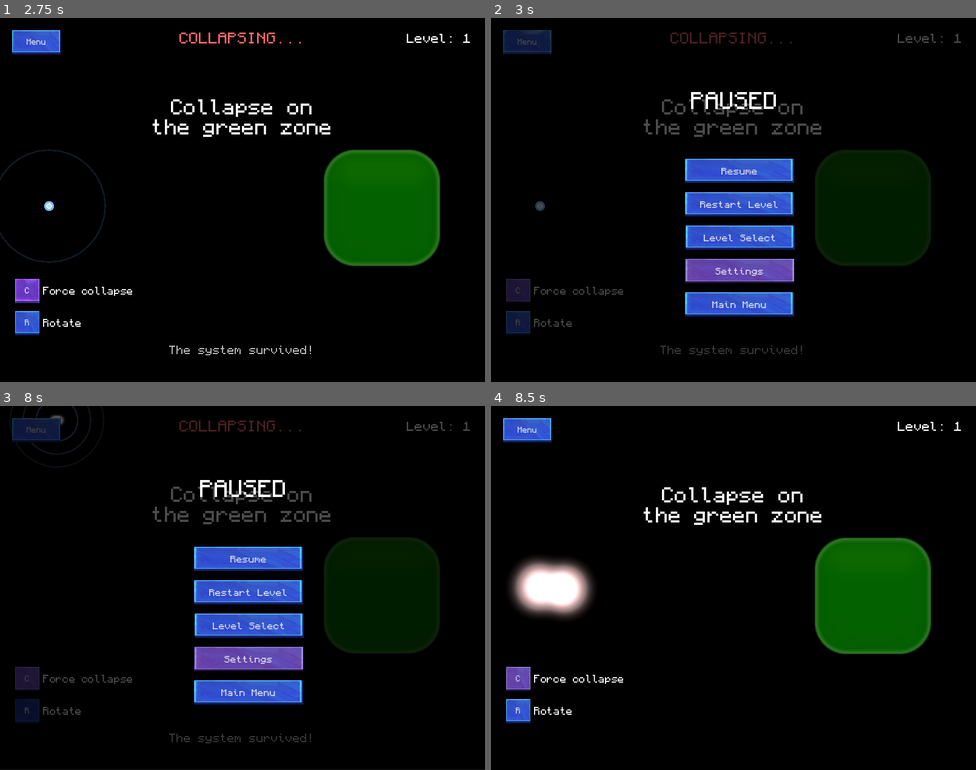
Above: before the commit, frames 1-4 (two rows, left to right).
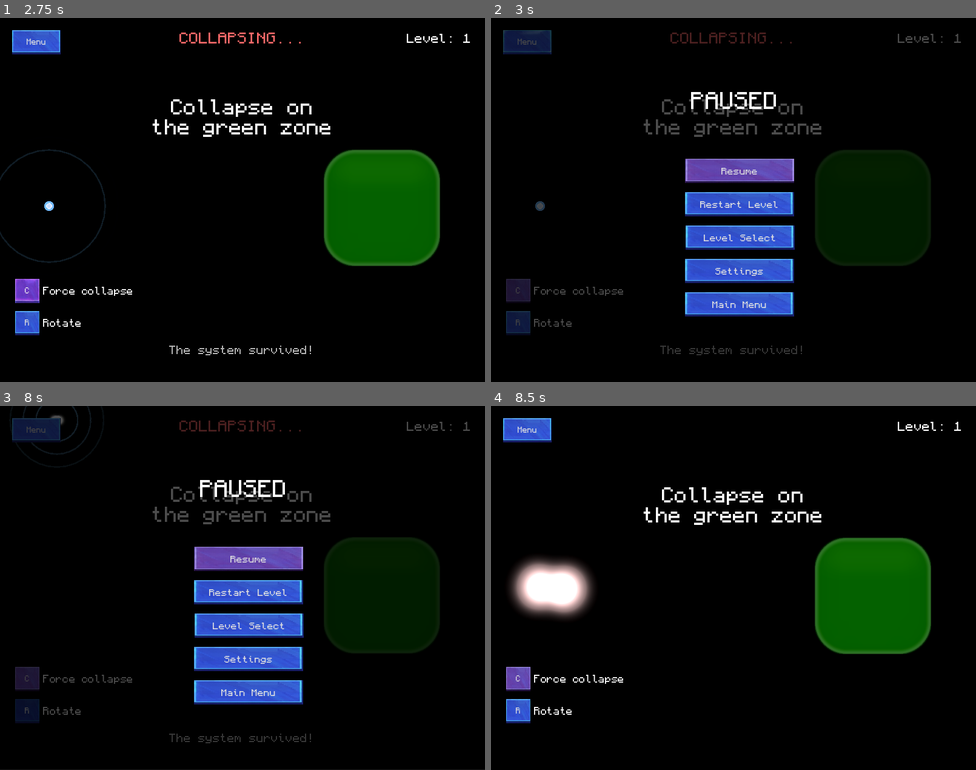
Above: after the commit, the same moments.

Repository: magnoint13/brinqo-2026
Game: Godot game, scene res://ui/MainMenu.tscn
Same seed, same stepped clock (60 frames per second), same inputs: the game is played once before the commit and once after it. Video files are missing from this copy of the repository; at most half a second of black plays in their place. Sound files missing from this copy of the repository are replaced by a short silence.
Inputs:
- Up to frame 1 (2.75 s): click "Start" at 0.5 s; click "R" at 1.25 s; click "C" at 2 s
- Up to frame 2 (3 s): click "Menu" at 2.75 s
- Up to frame 3 (8 s): click "Restart Level" at 3.5 s; hold D 4.28-5.03 s; hold R 4.28-5.03 s; tap Space at 4.52, 5.27, 6.77, 7.52 s; hold S 5.03-5.78 s; tap C at 5.1, 6.6 s; tap Enter at 5.75 s; hold D 5.78-6.53 s; hold R 5.78-6.53 s; hold W 6.53-7.28 s; hold A from 7.28 s (still down); hold R from 7.28 s (still down); tap Escape (ui_cancel) at 7.9 s
- Up to frame 4 (8.5 s): release A at 8 s; release R at 8 s; click "Restart Level" at 8 s

Frame 1 is identical in both runs. In frame 2, 2.9% of the frame differs, in the area x 40-63%, y 38-73%; in frame 3, 2.9%; in frame 4, nothing differs.

Commit message:
mejoras readme + UI

Diff:
--- a/ui/PauseMenu.tscn
+++ b/ui/PauseMenu.tscn
@@ -72,7 +72,7 @@
 offset_bottom = -28.0
 grow_horizontal = 2
 grow_vertical = 2
-theme = ExtResource("1_theme")
+theme = ExtResource("2_theme2")
 theme_override_font_sizes/font_size = 15
 text = "PAUSE_RESUME"
 
@@ -123,7 +123,7 @@
 offset_bottom = 137.0
 grow_horizontal = 2
 grow_vertical = 2
-theme = ExtResource("2_theme2")
+theme = ExtResource("1_theme")
 theme_override_font_sizes/font_size = 15
 text = "PAUSE_SETTINGS"
 
--- a/ui/WinPopup.tscn
+++ b/ui/WinPopup.tscn
@@ -22,7 +22,7 @@
 anchor_bottom = 1.0
 grow_horizontal = 2
 grow_vertical = 2
-color = Color(0, 0, 0, 0.7)
+color = Color(0, 0, 0, 0.9647059)
 
 [node name="CenterContainer" type="CenterContainer" parent="." unique_id=222222222]
 layout_mode = 1
Not shown, changed: README.md
